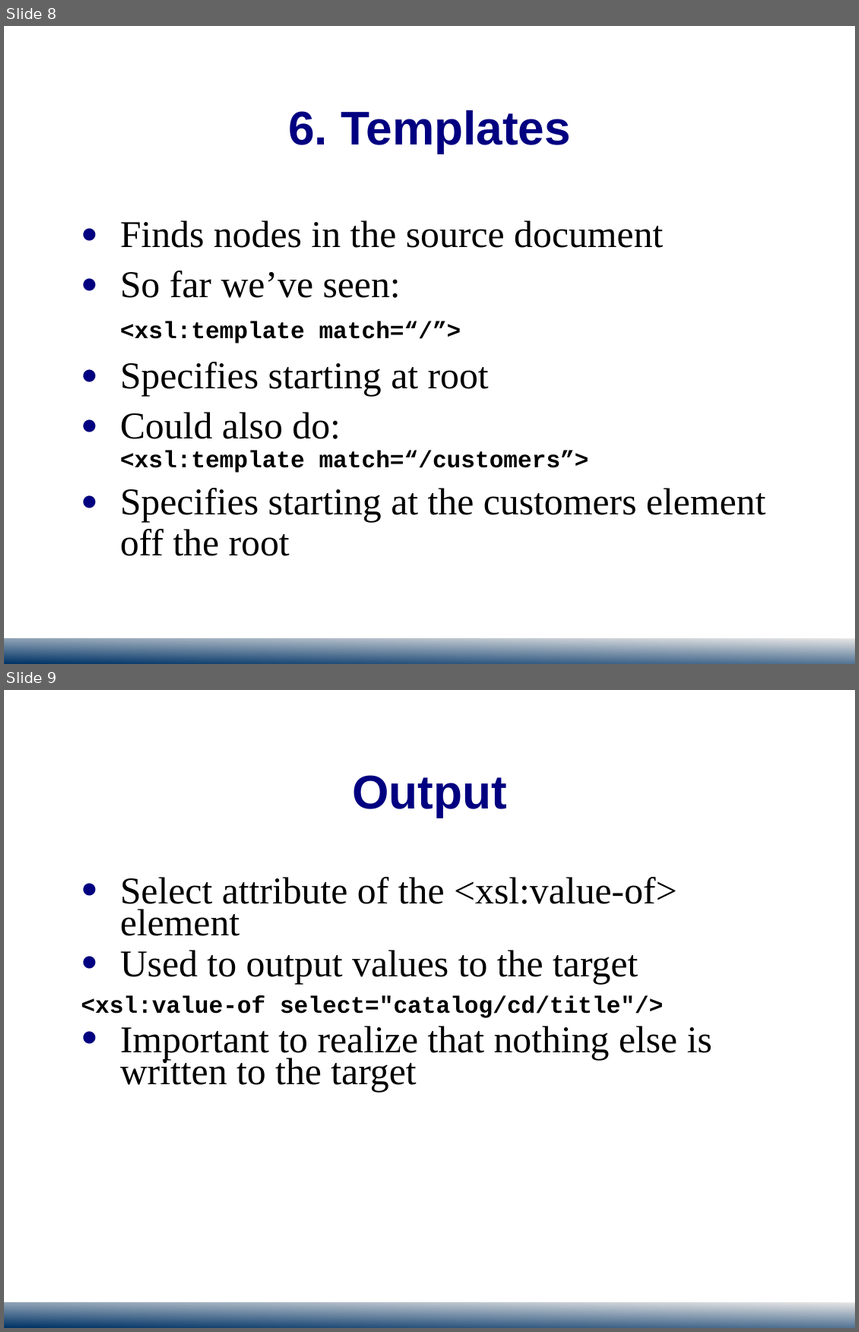
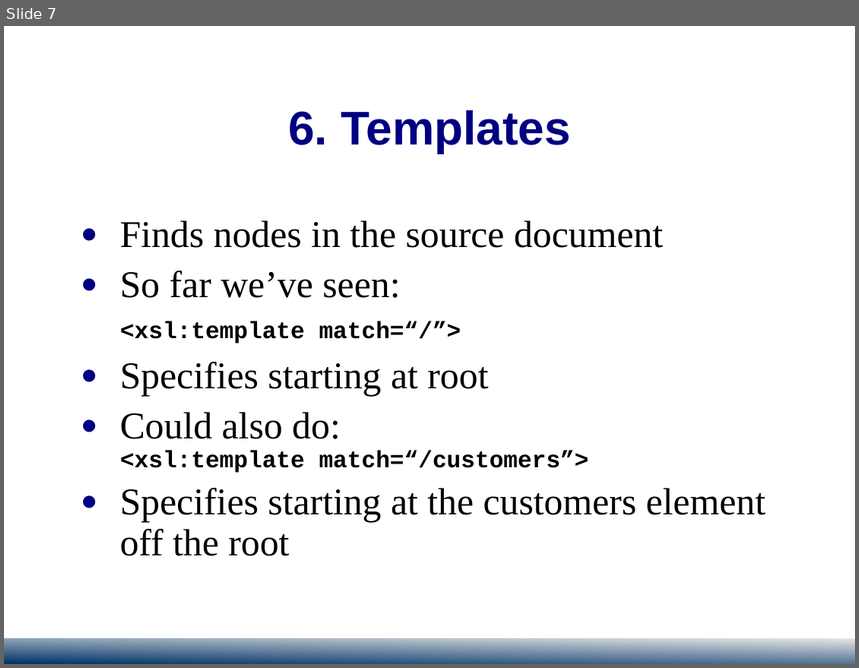
Before and after one commit to jedi-academy/learn-4850, a slide deck: public/download/ACIT4850-XSL-2.ppt. Shown one above the other, each under a label of ours: slides 8 and 9 before the commit, slide 7 after it. The pictures are 859x1332 and 859x668 pixels, drawn with LibreOffice and Linux fonts; fonts in the diff are those of the drawing; background and template pictures are left out. Boxes give left, top, right and bottom in pixels: in the first picture for what was removed or moved away, otherwise in the second. Text is boxed around its words. In the diff, an @@ line names an element or a change of style, - is before the commit and + after.

```diff
--- a/public/download/ACIT4850-XSL-2.ppt
+++ b/public/download/ACIT4850-XSL-2.ppt
@@ slide 9 removed at (4, 690, 855, 1328), background #FFFFFF; not listed: 2 template elements that a slide beside it also shows @@
@@ title removed at (352, 775, 507, 817) @@
-Output
@@ text removed at (81, 877, 712, 1092) @@
-● Select attribute of the <xsl:value-of> element
-● Used to output values to the target
-<xsl:value-of select="catalog/cd/title"/>
-● Important to realize that nothing else is written to the target
@@ what was slide 8 is now slide 7 @@
```
Also in this commit, not shown: 6 other slides changed, 5 slides added, 1 other slide removed, 3 other files.
